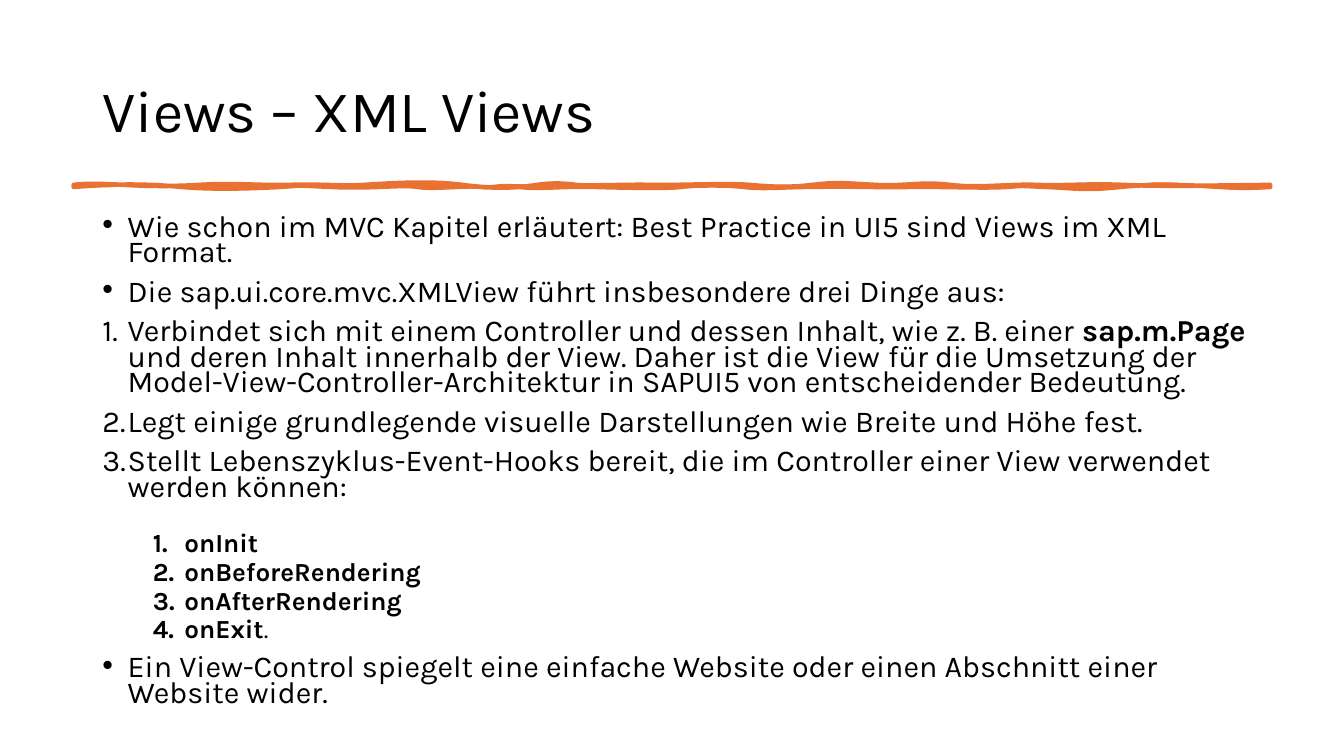
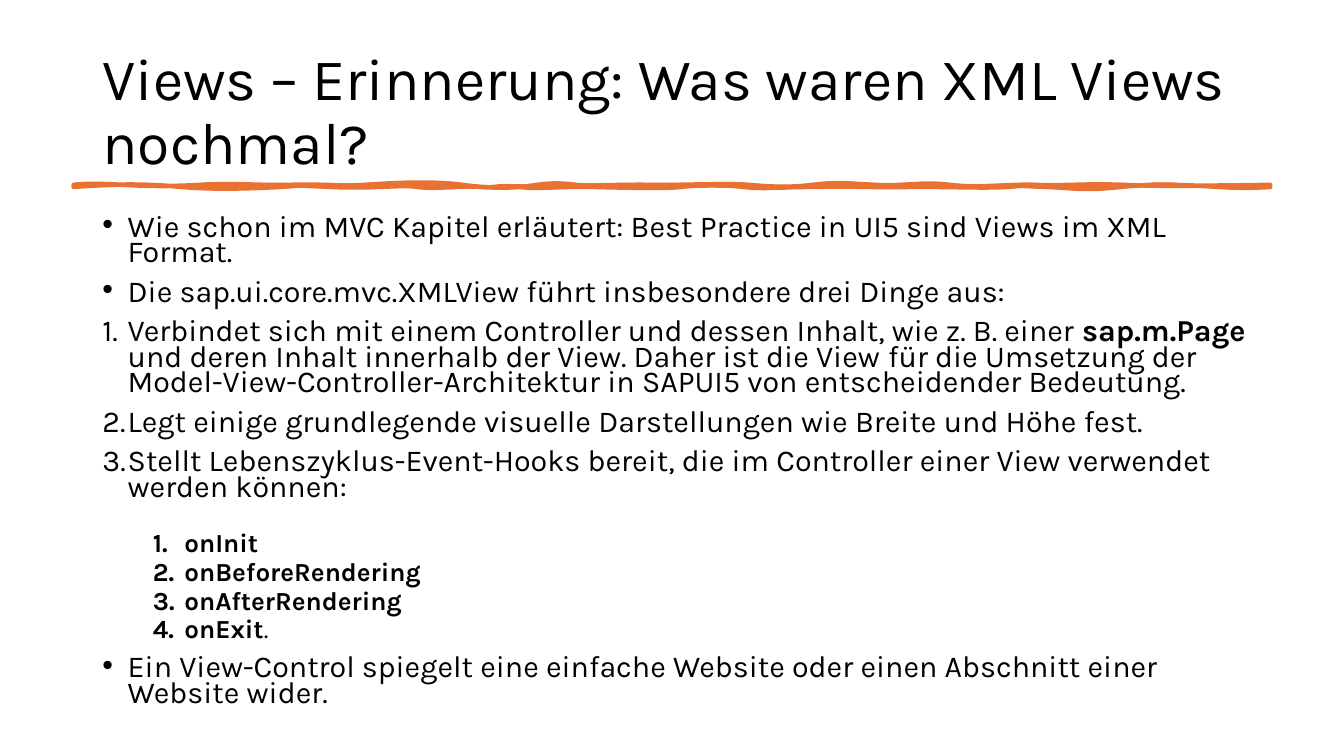
Before and after one commit to MatLange/Schulung-SAPUI5-und-Fiori, a slide deck: slide 90 of Präsentationsfolien/Tag02_SAPUI5-Fiori_DE.pptx (slide 82 before the commit). Drawn at 1344x756 pixels with LibreOffice and Linux fonts; fonts in the diff are those of the drawing. Boxes give left, top, right and bottom in pixels: in the first picture for what was removed or moved away, otherwise in the second. Text is boxed around its words. In the diff, an @@ line names an element or a change of style, - is before the commit and + after.

```diff
--- a/Präsentationsfolien/Tag02_SAPUI5-Fiori_DE.pptx
+++ b/Präsentationsfolien/Tag02_SAPUI5-Fiori_DE.pptx
@@ title at (x1=102, y1=59, x2=1225, y2=165): text changed @@
-Views – XML Views
+Views – Erinnerung: Was waren XML Views nochmal?
```
Also in this commit, not shown: 3 other slides changed, 1 slide added, 4 slides removed.
